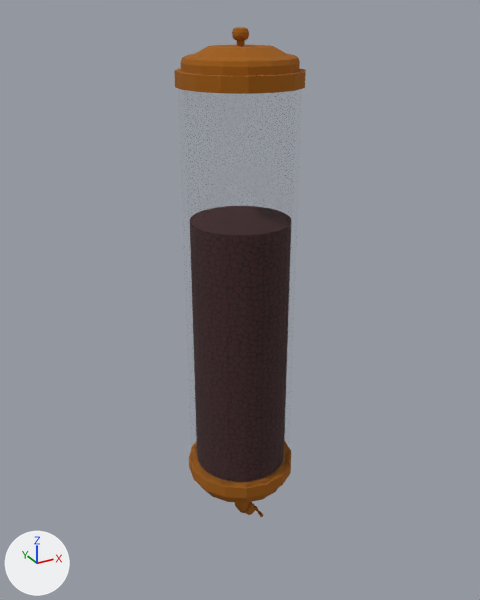
A saved change to the glTF model assets/3D/tiles/decorations/silo.glb.
One viewpoint serves both versions: a 50 mm lens placed at (-5.14, -9.33, 4.52), pointed at (0.01, 0.04, -0.17). Every picture has the same lights, and +X, +Y and +Z are marked at lower left. The first picture is the older version. Vertices at exactly the same position are counted once.
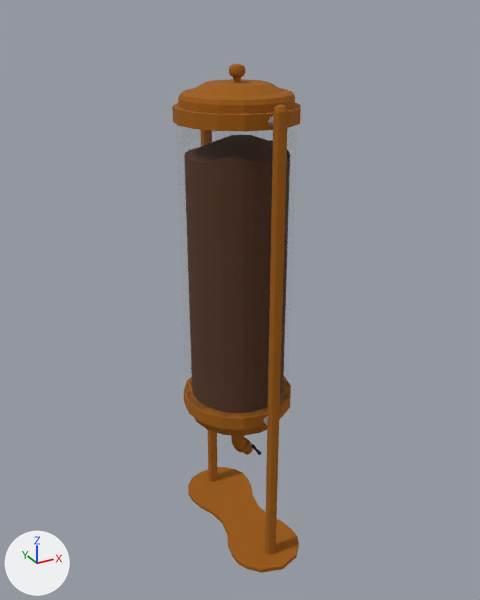
Where the change shows, as pixel boxes [x1, y1, x2, y2] in the pictures (480 x 600 px; the box of a moved part takes in the faces that stretch with it):
'Cylinder.004', reshaped, moved, rescaled: before [174, 27, 306, 517]; after [172, 64, 301, 573]
part 1 of me_cylinder_004, added: after [250, 443, 261, 455]
part 2 of me_cylinder_004, added: after [234, 438, 251, 452]
part 3 of me_cylinder_004, moved or reshaped: before [178, 89, 302, 487]; after [176, 124, 298, 417]
part 4 of me_cylinder_004, added: after [188, 467, 299, 573]
part 5 of me_cylinder_004, added: after [207, 430, 218, 481]
part 6 of me_cylinder_004, added: after [265, 104, 288, 554]
part 7 of me_cylinder_004, deleted: before [174, 27, 306, 94]
part 8 of me_cylinder_004, moved or reshaped: before [189, 448, 291, 517]; after [172, 64, 301, 455]

The change, as a diff of the scene's bpy script:
```diff
--- a/assets/3D/tiles/decorations/silo.glb.py
+++ b/assets/3D/tiles/decorations/silo.glb.py
@@ mat_metal @@
+mat_metal = principled_material('metal')
+mat_metal.base_color = (0.226, 0.226, 0.226)  # grey #838383
+mat_metal.roughness = 1.0
@@ mat_beans @@
+mat_beans = principled_material('beans')
+mat_beans.base_color = (0.0844, 0.0225, 0.00302)  # brown #52290a
+mat_beans.roughness = 1.0
@@ me_cylinder_004 @@
 # used by ob_cylinder_004; location = (0.2, -0.12, -4.62); rotation_euler = (1.571, 0.0, 0.0), in degrees (90, 0, 0); scale = (0.0131, 0.0131, 0.107)
-me_cylinder_004.from_pydata(...)  # 688 vertices, 1342 faces; spans x -92.0..61.0, y -25.0..679.0, z -10.0..8.0
+me_cylinder_004.from_pydata(...)  # 872 vertices, 1682 faces; spans x -1.0..1.0, y -5.0..4.0, z -2.0..2.0
+# me_cylinder_004 part 1: the loose piece of 80 vertices spanning x -3.0..3.0, y -3.0..3.0, z -1.0..4.0 is copied, and the copy is scaled about its middle by (0.0124, 0.0124, 0.0948), then moved by (0.0, -3.0, -1.0); it spans x 0.0, y -3.0, z 0.0
+# me_cylinder_004 part 2: the loose piece of 48 vertices spanning x -17.0..1.0, y -17.0..1.0, z -3.0..0.0 is copied, and the copy is scaled about its middle by (0.0131, 0.0131, 0.107), then moved by (8.0, 4.0, 1.0); it spans x 0.0, y -3.0, z 0.0
+# me_cylinder_004 part 3: the loose piece of 64 vertices spanning x -89.0..58.0, y 92.0..615.0, z -10.0..8.0 is scaled about its middle by (0.0131, 0.00926, 0.107), then moved by (15.0, -353.0, 1.0)
+# me_cylinder_004 part 4: a new loose piece of 58 vertices spanning x -1.0..1.0, y -5.0, z -2.0..2.0, in mat_material_001 (brown #9e5b00)
+# me_cylinder_004 part 5: a new loose piece of 31 vertices spanning x 0.0, y -5.0..3.0, z -1.0, in mat_material_001 (brown #9e5b00)
+# me_cylinder_004 part 6: a new loose piece of 31 vertices spanning x 0.0, y -5.0..3.0, z 1.0, in mat_material_001 (brown #9e5b00)
+# me_cylinder_004 part 7: the loose piece of 256 vertices spanning x -92.0..61.0, y 615.0..679.0, z -10.0..8.0 is deleted
+# me_cylinder_004 part 8: 6 vertices moved within x -1.0..1.0, y -2.0..3.0, z 0.0..1.0; 295 vertices removed from x -92.0..61.0, y -25.0..92.0, z -10.0..8.0; 487 vertices added at x -1.0..1.0, y -3.0..4.0, z -1.0..1.0
+# other edits to the shape of me_cylinder_004 do not show in these pictures
 me_cylinder_004.materials.append(mat_material_001)
@@ me_cylinder_004 @@
 me_cylinder_004.materials.append(mat_kaca)
-me_cylinder_004.materials.append(mat_material_002)  # picture img_834835_preview
+me_cylinder_004.materials.append(mat_beans)  # brown #52290a
+me_cylinder_004.materials.append(mat_metal)  # grey #838383
@@ ob_cylinder_004 @@
 ob_cylinder_004 = bpy.data.objects.new('Cylinder.004', me_cylinder_004)
-ob_cylinder_004.location = (0.2, -0.12, -4.62)
+ob_cylinder_004.location = (0.0, 0.0, 0.0)
 ob_cylinder_004.rotation_euler = (1.571, 0.0, 0.0)  # degrees (90, 0, 0)
-ob_cylinder_004.scale = (0.0131, 0.0131, 0.107)
```
